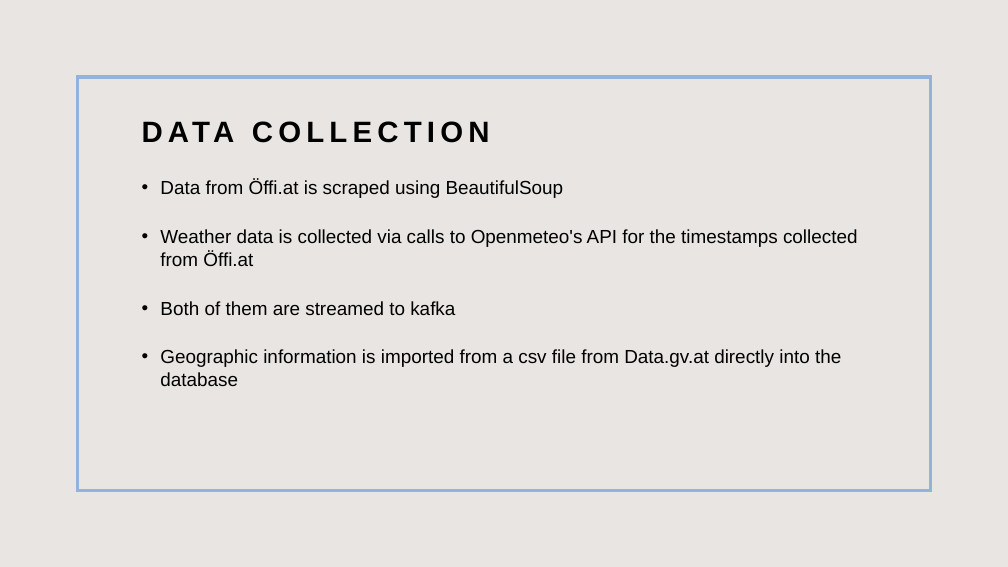
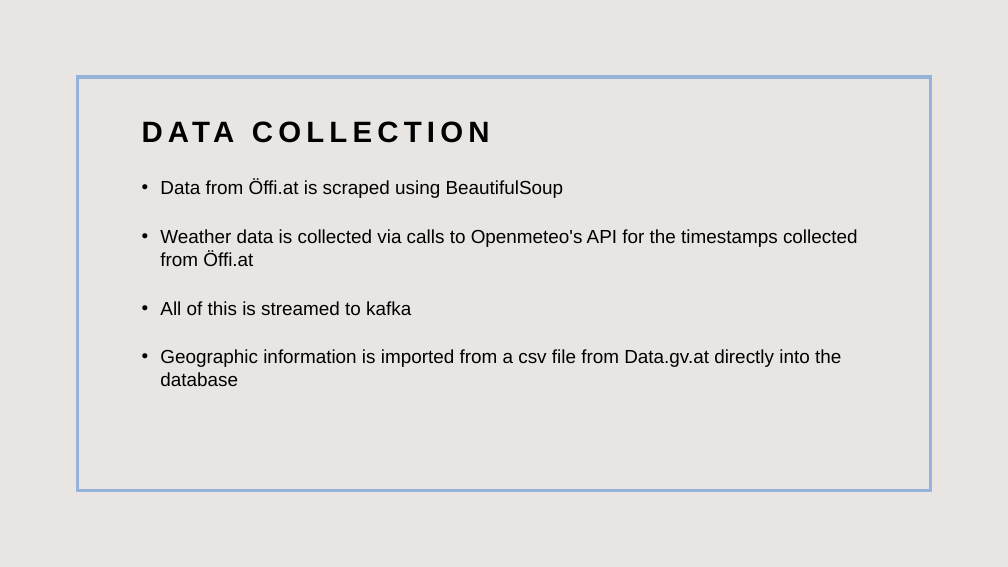
Before and after one commit to toporek3112/vienna_public-transport_weather_correlation, a slide deck: slide 5 of dsi_project.pptx. Drawn at 1008x567 pixels with LibreOffice and Linux fonts; fonts in the diff are those of the drawing. Boxes give left, top, right and bottom in pixels: in the first picture for what was removed or moved away, otherwise in the second. Text is boxed around its words. In the diff, an @@ line names an element or a change of style, - is before the commit and + after.

Commit message:
update presentation

```diff
--- a/dsi_project.pptx
+++ b/dsi_project.pptx
@@ text at (160,301,411,315): text changed @@
-• Both of them are streamed to kafka
+• All of this is streamed to kafka
```
Also in this commit, not shown: 4 other slides changed, 2 slides added, 1 slide removed.
